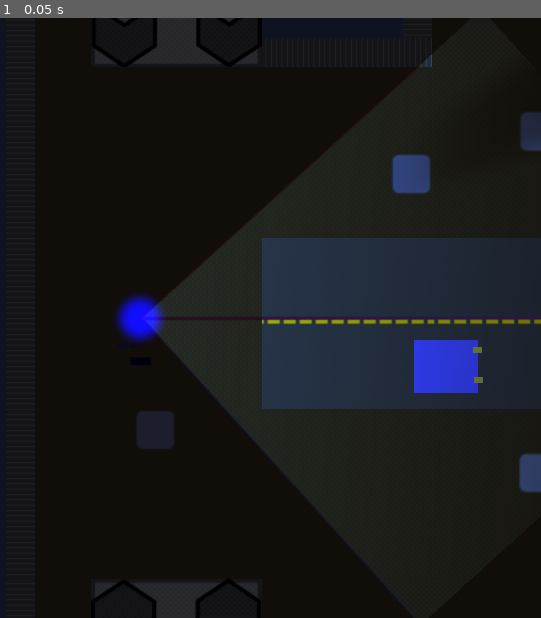
Above: before the commit, frame 1.
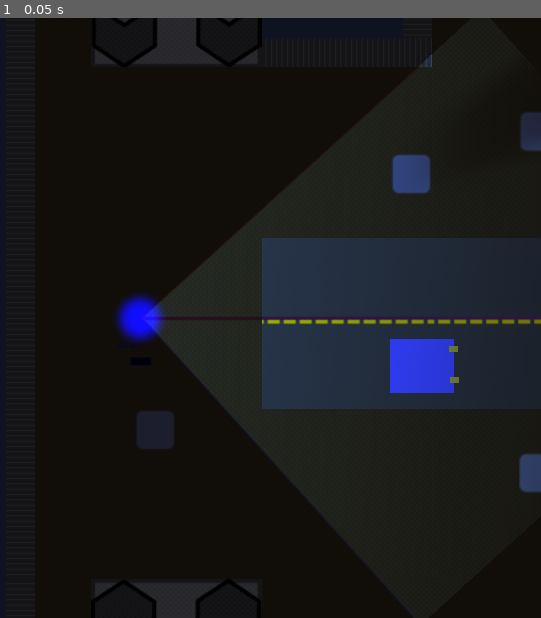
Above: after the commit, the same moment.

Repository: FugitiveTheGame/Fugitive
Game: Godot game, scene res://maps/map_00/Map_00_dev.tscn
Same seed, same stepped clock (60 frames per second), same inputs: the game is played once before the commit and once after it. This scene is started directly instead of the project's main scene.
Inputs:
- Up to frame 1 (0.05 s): no input

The runs differ from the first frame. In frame 1, 0.8% of the frame differs, in the area x 72-90%, y 53-63%.
Error in both runs: Assertion failed. (res://maps/map_00/Map_00_dev.gd:12)

Commit message:
Multiplayer car is now working!!!

Diff:
--- a/actors/car/Car.gd
+++ b/actors/car/Car.gd
@@ -15,13 +15,13 @@
 
 const MAX_PASSENGERS = 3
 
-remote func setNetworkPosition(pos: Vector2):
+puppet func setNetworkPosition(pos: Vector2):
 	self.position = pos
 
-remote func setNetworkVelocity(vel: Vector2):
+puppet func setNetworkVelocity(vel: Vector2):
 	self.velocity = vel
 
-remote func setNetworkRotation(rot: float):
+puppet func setNetworkRotation(rot: float):
 	self.rotation = rot
 
 func _ready():
@@ -67,11 +67,16 @@
 		#if footStepAudio.playing:
 			#footStepAudio.playing = false
 
+remote func new_driver(network_id: int):
+	self.set_network_master(network_id)
+	print('rpc success')
+
 func get_in_car(player) -> bool:
 	var success := false
 	if driver == null:
 		driver = player
 		self.set_network_master(driver.get_network_master())
+		rpc('new_driver', driver.get_network_master())
 		success = true
 	elif passengers.size() < MAX_PASSENGERS:
 		passengers.push_back(player)
@@ -84,7 +89,8 @@
 	if driver == player:
 		driver = null
 		# player needs to be removed as a child before we do this
-		self.set_network_master(-1)
+		rpc('new_driver', 1)
+		self.set_network_master(1)
 		success = true
 	elif passengers.has(player):
 		passengers.erase(player)
--- a/actors/player/Player.gd
+++ b/actors/player/Player.gd
@@ -34,16 +34,16 @@
 	staminaBar.max_value = max_stamina
 	playerNameLabel.text = playerName
 
-remote func setNetworkPosition(pos: Vector2):
+puppet func setNetworkPosition(pos: Vector2):
 	self.position = pos
 
-remote func setNetworkVelocity(vel: Vector2):
+puppet func setNetworkVelocity(vel: Vector2):
 	self.velocity = vel
 
-remote func setNetworkRotation(rot: float):
+puppet func setNetworkRotation(rot: float):
 	self.rotation = rot
 
-remote func setNetworkStamina(stam: float):
+puppet func setNetworkStamina(stam: float):
 	self.stamina = stam
 
 func unfreeze():
@@ -63,21 +63,17 @@
 		if self.car == null:
 			var new_car = find_car_inrange()
 			if new_car != null:
-				if new_car.get_in_car(self):
-					call_deferred("on_car_enter", new_car)
-					#on_car_enter(new_car)
-				else:
-					print('Car was full')
-		else:
-			call_deferred("on_car_exit")
-			#on_car_exit()
+				rpc('try_get_in_car', new_car.get_path())
+			else:
+				print('Nothing to use')
+		elif not self.car.is_moving():
+			rpc('on_car_exit')
 
 func find_car_inrange() -> Car:
 	var nearest_car: Car = null
 
 	var cars = get_tree().get_nodes_in_group(Car.GROUP)
 	for car in cars:
-		car as Car
 		var area = car.enterArea as Area2D
 		if area.overlaps_body(self):
 			nearest_car = car
@@ -156,8 +152,16 @@
 func set_current_player():
 	camera.current = true
 
+remotesync func try_get_in_car(car_path: NodePath):
+	var new_car = get_tree().get_root().get_node(car_path)
+	if new_car.get_in_car(self):
+		on_car_enter(new_car)
+	else:
+		print('Car was full')
+
 func on_car_enter(newCar):
 	print('Enter Car')
+
 	self.car = newCar
 	# Refil stamina instantly
 	self.stamina = max_stamina
@@ -170,7 +174,7 @@
 	self.position = Vector2.ZERO
 	self.rotation = 0
 
-func on_car_exit():
+remotesync func on_car_exit():
 	print('Exit Car')
 
 	car.remove_child(self)
--- a/maps/map_00/Map_00.gd
+++ b/maps/map_00/Map_00.gd
@@ -8,6 +8,9 @@
 var gameOver : bool = false
 var winner : int = Network.PlayerType.Unset
 var currentPlayer: Player
+var seekersCount = 0
+var hidersCount = 0
+var players_done = []
 
 func _ready():
 	detectionLabel.hide()
@@ -16,12 +19,12 @@
 func pre_configure_game():
 	get_tree().set_pause(true)
 	create_players(Network.players)
-	rpc_id(1, "done_preconfiguring", get_tree().get_network_unique_id())
+	rpc("done_preconfiguring", get_tree().get_network_unique_id())
 
-var players_done = []
+master func done_preconfiguring(playerIdDone):
+	if not get_tree().is_network_server():
+		return
 
-remotesync func done_preconfiguring(playerIdDone):
-	assert(get_tree().is_network_server())
 	assert(not playerIdDone in players_done) # Was not added yet
 
 	players_done.append(playerIdDone)
@@ -38,6 +41,8 @@
 	print("*** UNPAUSED ***")
 
 func create_players(newPlayers: Dictionary):
+	create_car()
+
 	# Make sure players are spawned in order on every client,
 	# or else their positions might misalign
 	var playerIds := newPlayers.keys()
@@ -57,9 +62,17 @@
 		if get_tree().get_network_unique_id() == player_id:
 			set_current_player(playerNode)
 
-var seekersCount = 0
+func create_car():
+	var scene = preload("res://actors/car/Car.tscn")
+	var node = scene.instance()
+	node.set_name('car_1')
+	node.set_network_master(1)
 
-func create_seeker(id, player) -> Player:
+	node.global_position = Vector2(240, 320)
+
+	players.add_child(node)
+
+func create_seeker(id: int, player: Object) -> Player:
 	var scene = preload("res://actors/seeker/Seeker.tscn")
 	var node = scene.instance()
 	node.set_name(str(id))
@@ -73,9 +86,7 @@
 
 	return node
 
-var hidersCount = 0
-
-func create_hider(id, player) -> Player:
+func create_hider(id: int, player: Object) -> Player:
 	var scene = preload("res://actors/hider/Hider.tscn")
 	var node = scene.instance()
 	node.set_name(str(id))
--- a/maps/map_00/Map_00.tscn
+++ b/maps/map_00/Map_00.tscn
@@ -1,9 +1,8 @@
-[gd_scene load_steps=6 format=2]
+[gd_scene load_steps=5 format=2]
 
 [ext_resource path="res://maps/map_00/Map_00.gd" type="Script" id=1]
 [ext_resource path="res://maps/tilesets/neighborhood/tileset.tres" type="TileSet" id=2]
 [ext_resource path="res://fonts/content/ContentFont.tres" type="DynamicFont" id=3]
-[ext_resource path="res://actors/car/Car.tscn" type="PackedScene" id=4]
 
 [sub_resource type="RectangleShape2D" id=1]
 extents = Vector2( 130.245, 470.83 )
@@ -33,6 +32,7 @@
 one_shot = true
 
 [node name="CanvasLayer" type="CanvasLayer" parent="."]
+editor/display_folded = true
 
 [node name="TimerLabel" type="Label" parent="CanvasLayer"]
 margin_right = 403.0
@@ -42,6 +42,7 @@
 }
 
 [node name="TestDetectionLabel" type="Label" parent="CanvasLayer"]
+visible = false
 margin_left = 151.029
 margin_top = 136.372
 margin_right = 684.029
@@ -53,6 +54,5 @@
 "_edit_use_anchors_": false
 }
 
-[node name="Car" parent="." instance=ExtResource( 4 )]
-position = Vector2( 275.899, 320.774 )
+[node name="cars" type="Node" parent="."]
 [connection signal="timeout" from="GracePeriodTimer" to="." method="_on_GracePeriodTimer_timeout"]
--- a/maps/map_00/Map_00_dev.tscn
+++ b/maps/map_00/Map_00_dev.tscn
@@ -1,20 +1,24 @@
-[gd_scene load_steps=5 format=2]
+[gd_scene load_steps=6 format=2]
 
 [ext_resource path="res://maps/map_00/Map_00.tscn" type="PackedScene" id=1]
-[ext_resource path="res://actors/seeker/Seeker.tscn" type="PackedScene" id=2]
-[ext_resource path="res://actors/hider/Hider.tscn" type="PackedScene" id=3]
-[ext_resource path="res://maps/map_00/Map_00_dev.gd" type="Script" id=4]
+[ext_resource path="res://maps/map_00/Map_00_dev.gd" type="Script" id=2]
+[ext_resource path="res://actors/seeker/Seeker.tscn" type="PackedScene" id=3]
+[ext_resource path="res://actors/hider/Hider.tscn" type="PackedScene" id=4]
+[ext_resource path="res://actors/car/Car.tscn" type="PackedScene" id=5]
 
 [node name="base" index="0" instance=ExtResource( 1 )]
-script = ExtResource( 4 )
+script = ExtResource( 2 )
 
-[node name="Seeker00" parent="players" index="0" instance=ExtResource( 2 )]
+[node name="Seeker00" parent="players" index="0" instance=ExtResource( 3 )]
 position = Vector2( -180.975, 247.95 )
 playerName = "Adam"
 
-[node name="Hider00" parent="players" index="1" instance=ExtResource( 3 )]
+[node name="Hider00" parent="players" index="1" instance=ExtResource( 4 )]
 position = Vector2( 560.024, 101.175 )
 playerName = "Stacy"
 
-[node name="Hider01" parent="players" index="2" instance=ExtResource( 3 )]
+[node name="Hider01" parent="players" index="2" instance=ExtResource( 4 )]
 playerName = "Alex"
+
+[node name="Car" parent="cars" index="0" instance=ExtResource( 5 )]
+position = Vector2( 240, 320 )
--- a/maps/tilesets/neighborhood/tileset.tres
+++ b/maps/tilesets/neighborhood/tileset.tres
@@ -5,13 +5,13 @@
 [ext_resource path="res://maps/tilesets/neighborhood/fence_00.png" type="Texture" id=3]
 [ext_resource path="res://maps/tilesets/neighborhood/fence_00_corner.png" type="Texture" id=4]
 [ext_resource path="res://maps/tilesets/neighborhood/road_t_intersection.png" type="Texture" id=5]
-[ext_resource path="res://maps/tilesets/neighborhood/wall_1x1.png" type="Texture" id=6]
-[ext_resource path="res://maps/tilesets/neighborhood/house_00.png" type="Texture" id=7]
-[ext_resource path="res://maps/tilesets/neighborhood/fence_00_corner_half.png" type="Texture" id=8]
-[ext_resource path="res://maps/tilesets/neighborhood/fence_00_corner_inverse.png" type="Texture" id=9]
-[ext_resource path="res://maps/tilesets/neighborhood/road_4way_intersection.png" type="Texture" id=10]
-[ext_resource path="res://maps/tilesets/neighborhood/road_corner.png" type="Texture" id=11]
-[ext_resource path="res://maps/tilesets/neighborhood/fence_00_half.png" type="Texture" id=12]
+[ext_resource path="res://maps/tilesets/neighborhood/fence_00_corner_half.png" type="Texture" id=6]
+[ext_resource path="res://maps/tilesets/neighborhood/fence_00_corner_inverse.png" type="Texture" id=7]
+[ext_resource path="res://maps/tilesets/neighborhood/road_4way_intersection.png" type="Texture" id=8]
+[ext_resource path="res://maps/tilesets/neighborhood/road_corner.png" type="Texture" id=9]
+[ext_resource path="res://maps/tilesets/neighborhood/fence_00_half.png" type="Texture" id=10]
+[ext_resource path="res://maps/tilesets/neighborhood/wall_1x1.png" type="Texture" id=11]
+[ext_resource path="res://maps/tilesets/neighborhood/house_00.png" type="Texture" id=12]
 
 [sub_resource type="NavigationPolygon" id=1]
 vertices = PoolVector2Array( 0, 0, 256, 0, 256, 256, 0, 256 )
Not shown: 7 places in maps/tilesets/neighborhood/tileset.tres that only renumber resources
